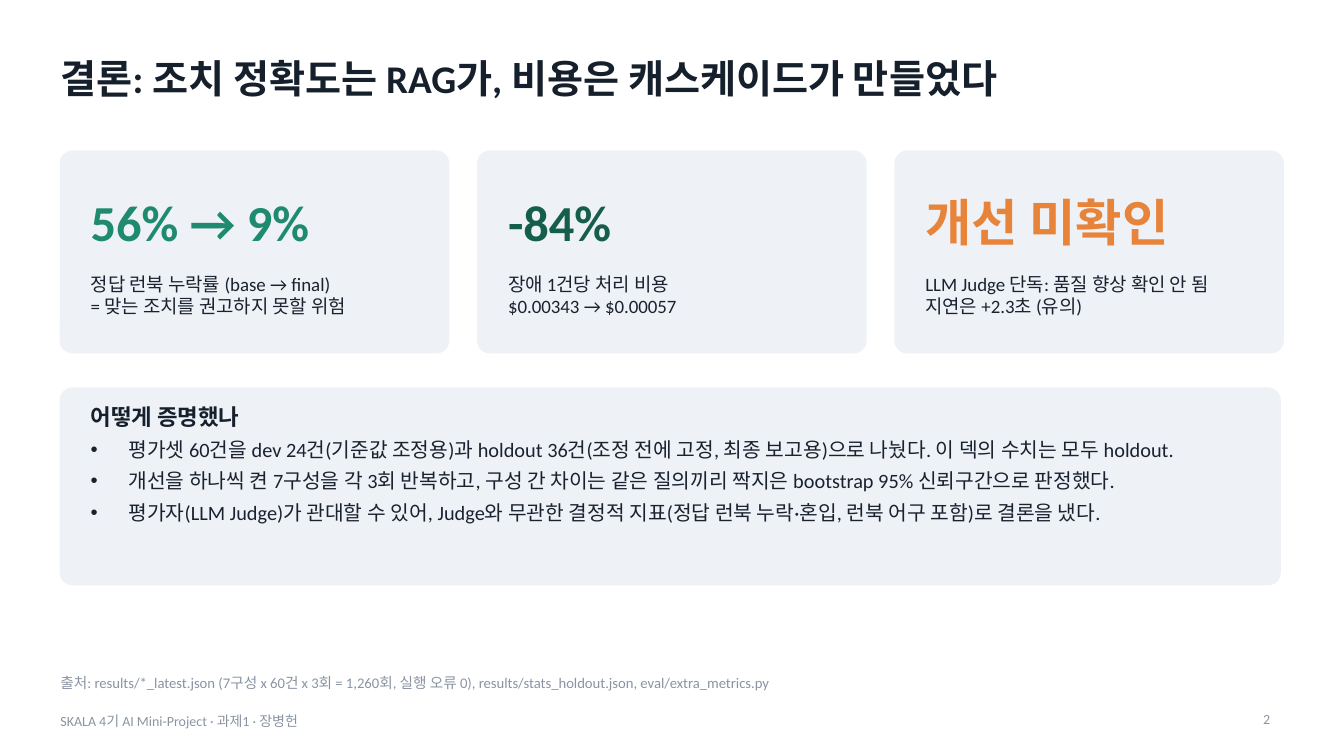
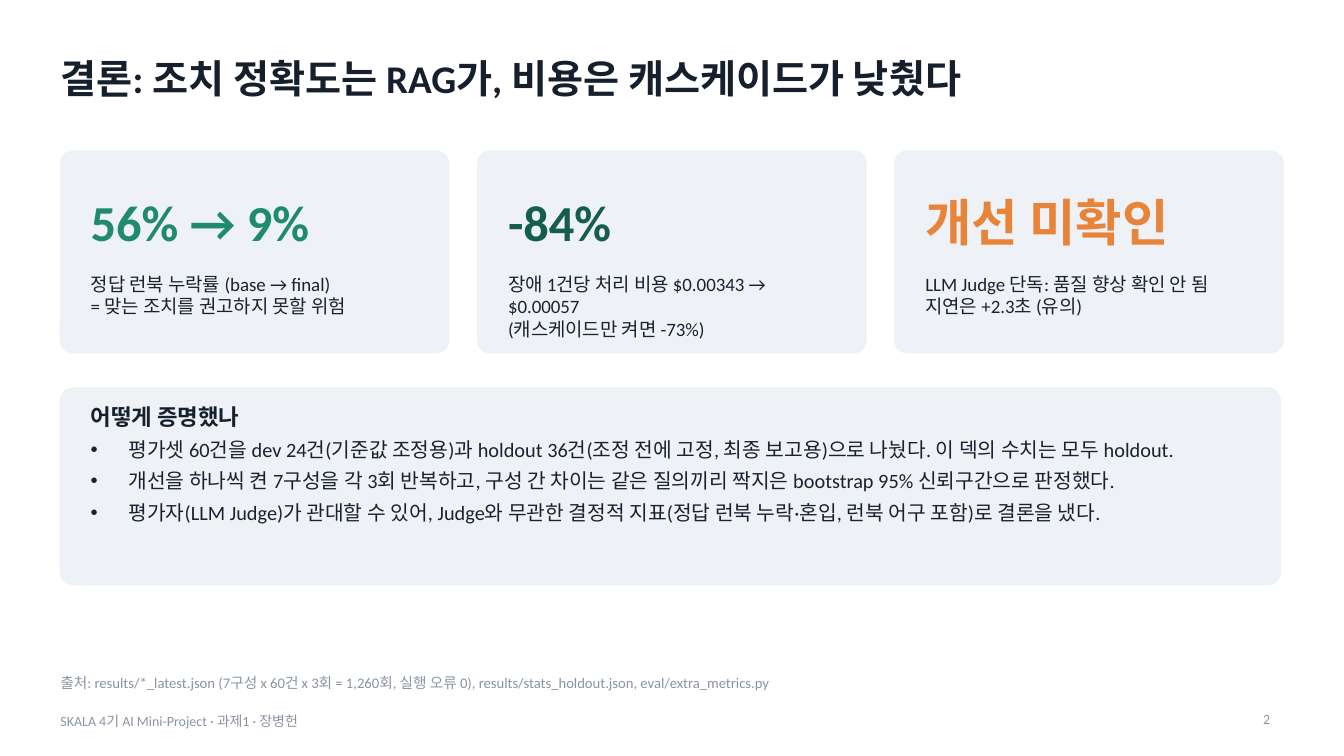
Before and after one commit to jang961111-hash/incident-agent-ablation, a slide deck: slide 2 of deck/incident-agent-ablation.pptx. Drawn at 1344x756 pixels with LibreOffice and Linux fonts; fonts in the diff are those of the drawing. Boxes give left, top, right and bottom in pixels: in the first picture for what was removed or moved away, otherwise in the second. Text is boxed around its words. In the diff, an @@ line names an element or a change of style, - is before the commit and + after.

```diff
--- a/deck/incident-agent-ablation.pptx
+++ b/deck/incident-agent-ablation.pptx
@@ title at (60,60,961,98): text changed @@
-결론: 조치 정확도는 RAG가, 비용은 캐스케이드가 만들었다
+결론: 조치 정확도는 RAG가, 비용은 캐스케이드가 낮췄다
@@ text at (508,275,744,339): text changed @@
-장애 1건당 처리 비용
-$0.00343 → $0.00057
+장애 1건당 처리 비용 $0.00343 → $0.00057
+(캐스케이드만 켜면 -73%)
```
Also in this commit, not shown: 6 other slides changed, 6 other files.
